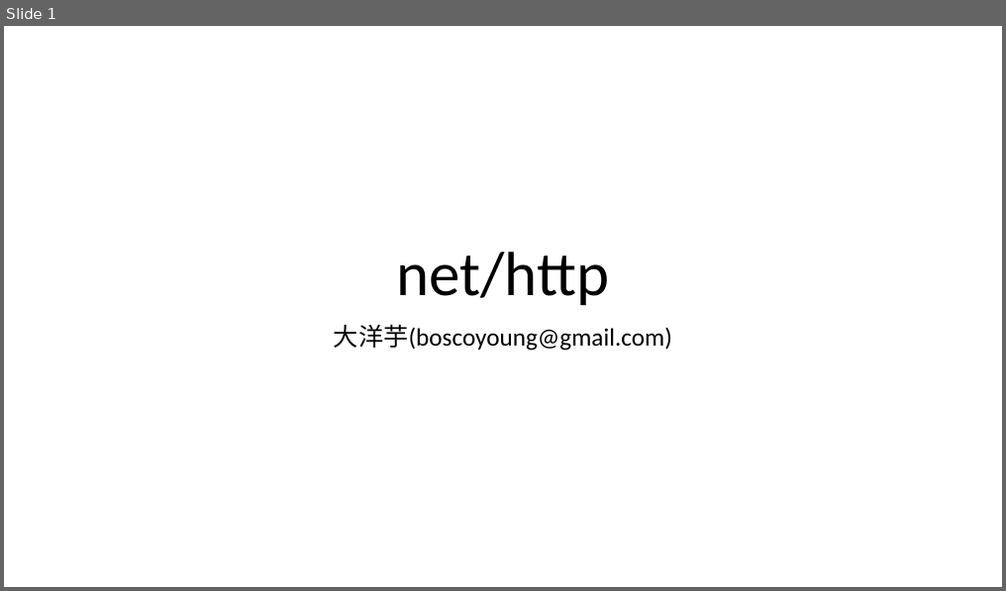
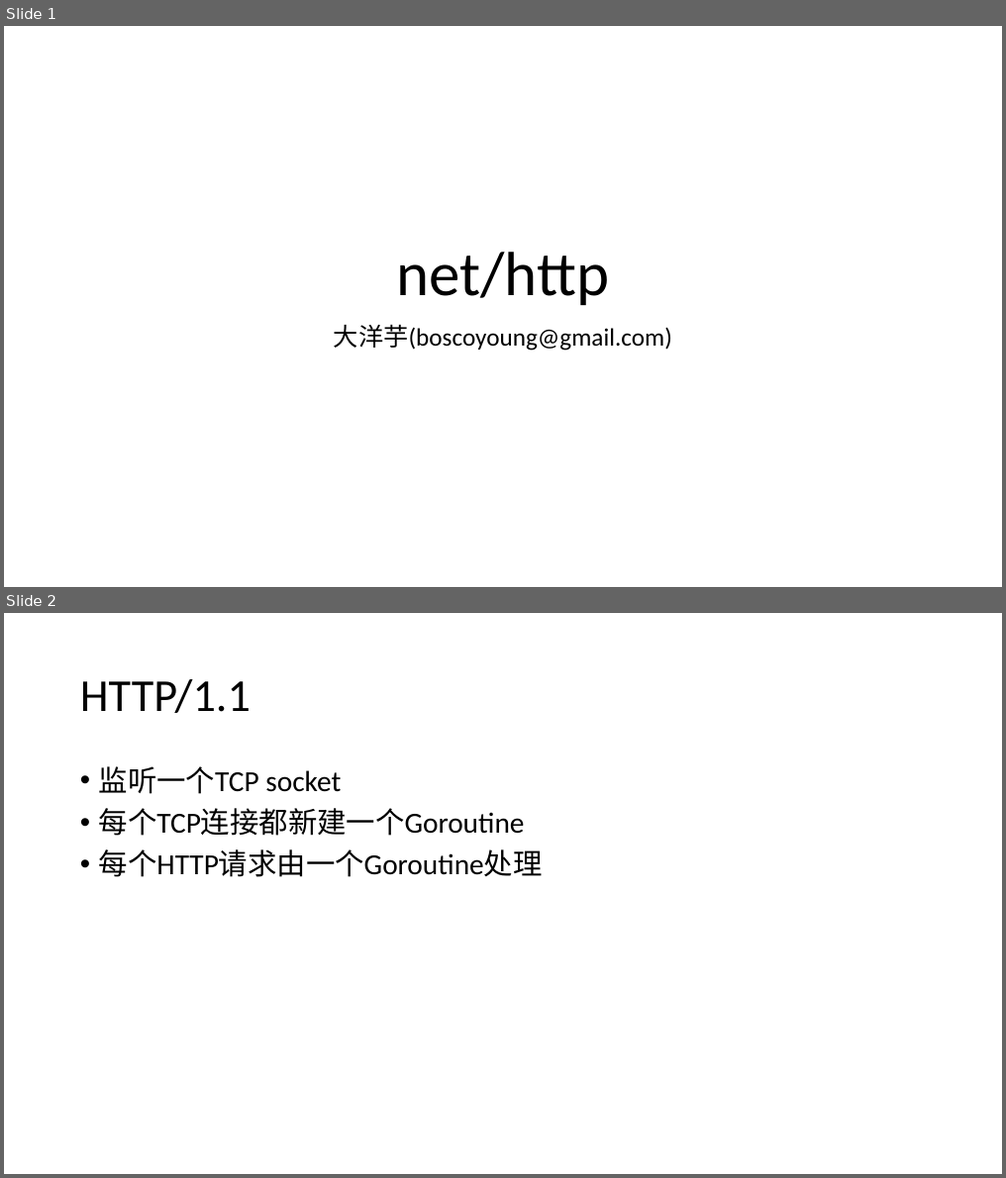
Before and after one commit to yangyuqian/technical-articles, a slide deck: go/series/2.1 标准库之http请求处理.pptx. Shown one above the other, each under a label of ours: slide 1 before the commit, slides 1 and 2 after it. The pictures are 1006x591 and 1006x1178 pixels, drawn with LibreOffice and Linux fonts; fonts in the diff are those of the drawing. Boxes give left, top, right and bottom in pixels: in the first picture for what was removed or moved away, otherwise in the second. Text is boxed around its words. In the diff, an @@ line names an element or a change of style, - is before the commit and + after.

```diff
--- a/go/series/2.1 标准库之http请求处理.pptx
+++ b/go/series/2.1 标准库之http请求处理.pptx
@@ slide 2 added at [4, 613, 1002, 1174], background #FFFFFF @@
@@ title added at [80, 679, 251, 713], 44 pt, text #000000 @@
+HTTP/1.1
@@ text added at [99, 766, 543, 877], 28 pt, text #000000 @@
+• 监听一个TCP socket
+• 每个TCP连接都新建一个Goroutine
+• 每个HTTP请求由一个Goroutine处理
```
Also in this commit, not shown: 4 other slides added, 1 other file.
